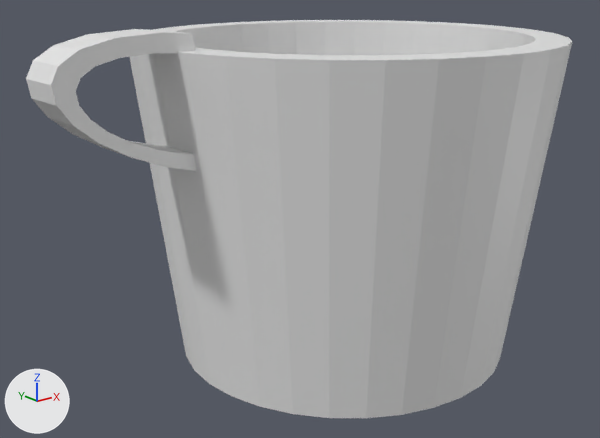
One commit to the Blender file Assets/Resources/Models/Desserts/Coleff/mugblack.blend: the scene before it, then after it.
The view is the same before and after, from a camera (50 mm lens) standing at (-3.84, -4.3, 2.77) and looking at (-0.42, -0.02, 1.06). Every picture has the same lights, and +X, +Y and +Z are marked at lower left. The older version comes first.

Objects in the first picture: 'BézierCurve', 'Circle.001'.
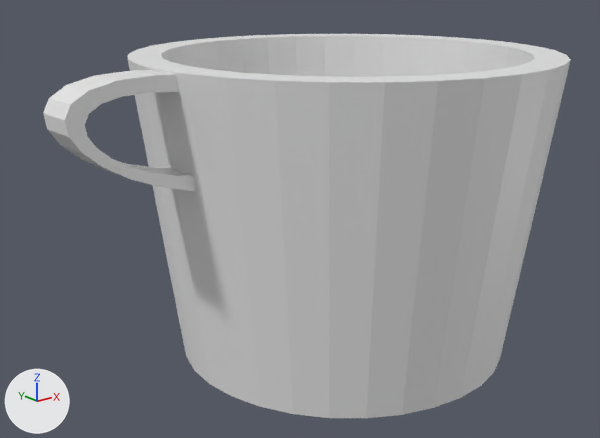
The change, as a diff of the scene's bpy script:
```diff
--- a/Assets/Resources/Models/Desserts/Coleff/mugblack.blend.py
+++ b/Assets/Resources/Models/Desserts/Coleff/mugblack.blend.py
@@ ob_circle_001 @@
 ob_circle_001.location = (0.0, 0.0, 0.042)
-ob_circle_001.scale = (1.0, 1.0, 0.777)
+ob_circle_001.scale = (1.0, 1.0, 0.738)
@@ ob_béziercurve @@
 ob_béziercurve = bpy.data.objects.new('BézierCurve', me_mesh)
-ob_béziercurve.location = (-1.758, -0.061, 2.016)
-ob_béziercurve.rotation_euler = (0.0, -0.0584, 3.142)  # degrees (0, -3.3, 180)
-ob_béziercurve.scale = (0.818, 1.23, 0.546)
+ob_béziercurve.location = (-1.758, -0.061, 1.845)
+ob_béziercurve.rotation_euler = (0.0, -0.0679, 3.142)  # degrees (0, -3.9, 180)
+ob_béziercurve.scale = (0.695, 1.04, 0.464)
```

What differs and where, as boxes [x1, y1, x2, y2] in the pictures (600 x 438 px):
'Circle.001', rescaled
    before: [130, 20, 572, 418]
    after: [128, 34, 571, 418]
'BézierCurve', moved, turned, rescaled
    before: [26, 29, 197, 171]
    after: [43, 70, 195, 191]
